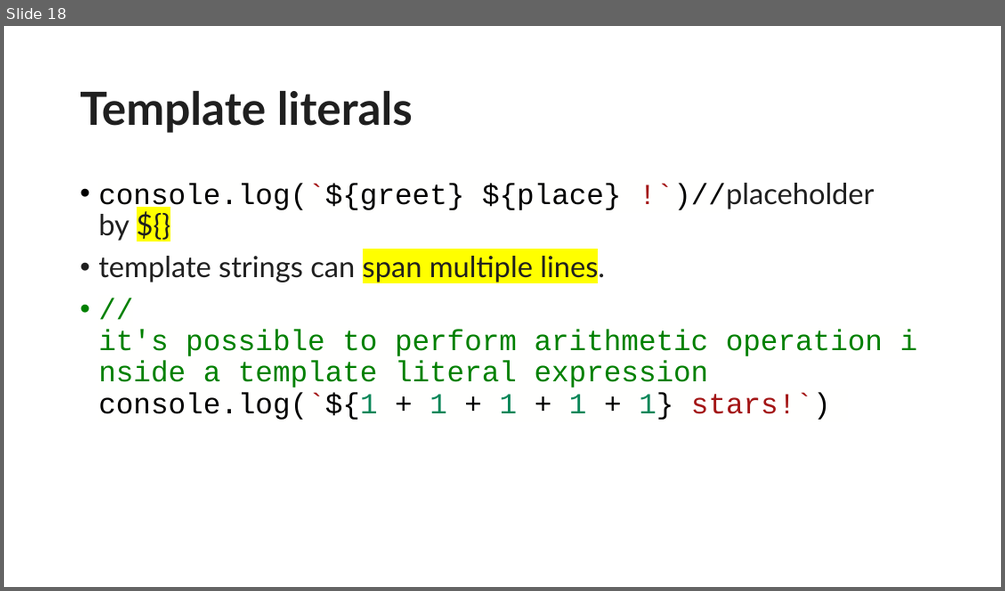
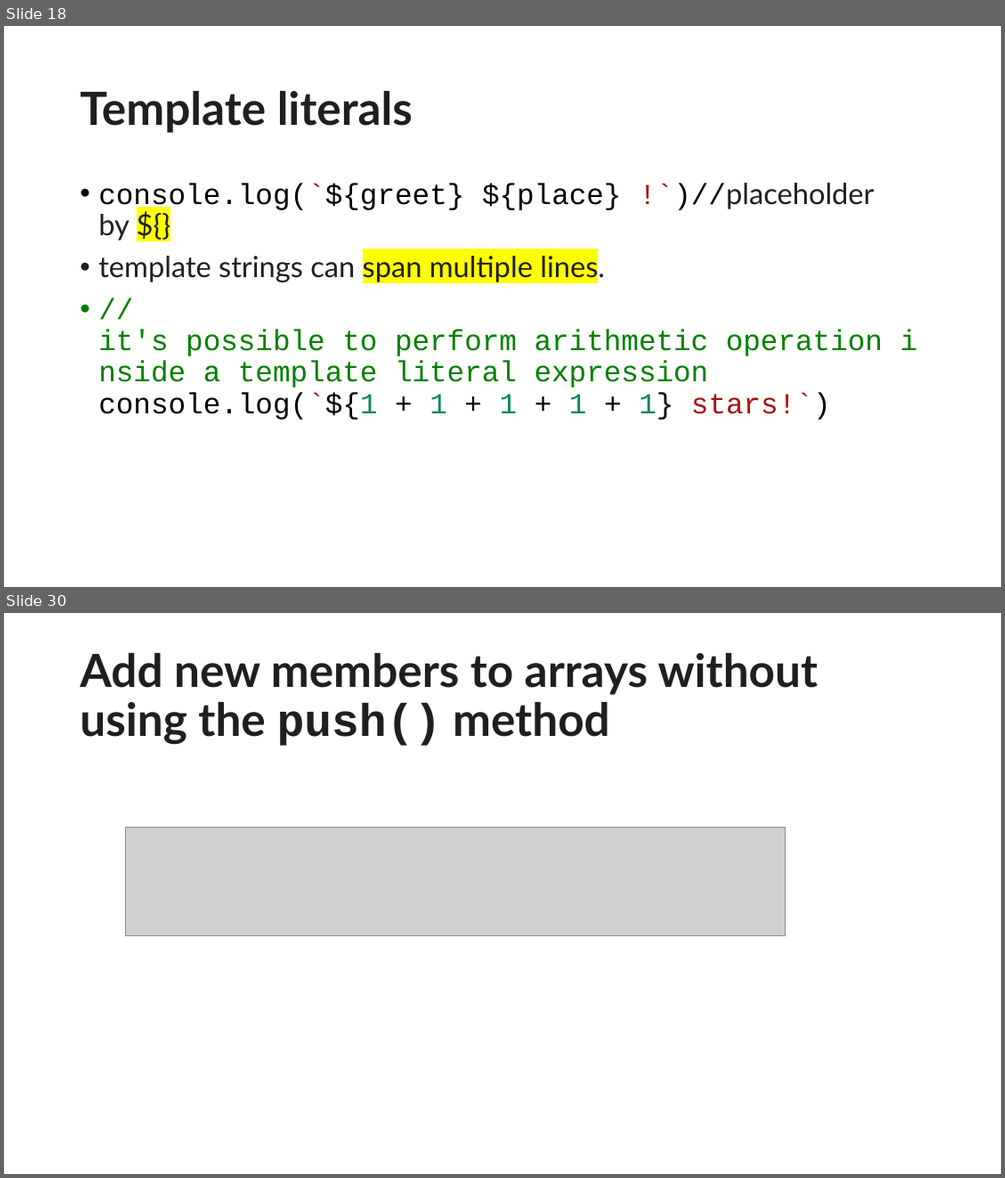
Before and after one commit to wujd0728/meta-frontend-coursera, a slide deck: introduction to JS/javascript basic.pptx. Shown one above the other, each under a label of ours: slide 18 before the commit, slides 18 and 30 after it; the slides between them are not shown. The pictures are 1005x591 and 1005x1178 pixels, drawn with LibreOffice and Linux fonts; fonts in the diff are those of the drawing; grey boxes stand for pictures. Boxes give left, top, right and bottom in pixels: in the first picture for what was removed or moved away, otherwise in the second. Text is boxed around its words. In the diff, an @@ line names an element or a change of style, - is before the commit and + after.

```diff
--- a/introduction to JS/javascript basic.pptx
+++ b/introduction to JS/javascript basic.pptx
@@ slide 30 added at (x1=4, y1=613, x2=1001, y2=1174), background #FFFFFF @@
@@ title added at (x1=80, y1=653, x2=818, y2=746), 44 pt, text #1F1F1F, bold @@
+Add new members to arrays without using the push() method
@@ picture added at (x1=126, y1=827, x2=785, y2=935) @@
```
Also in this commit, not shown: 16 other slides added.
